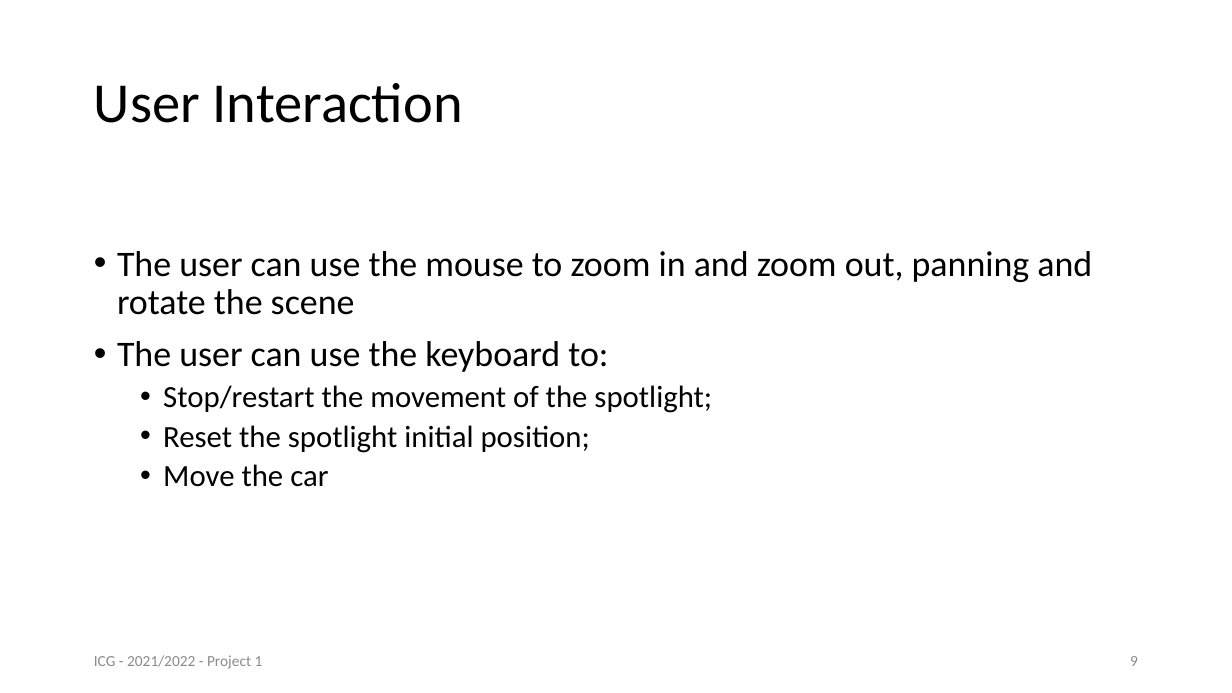
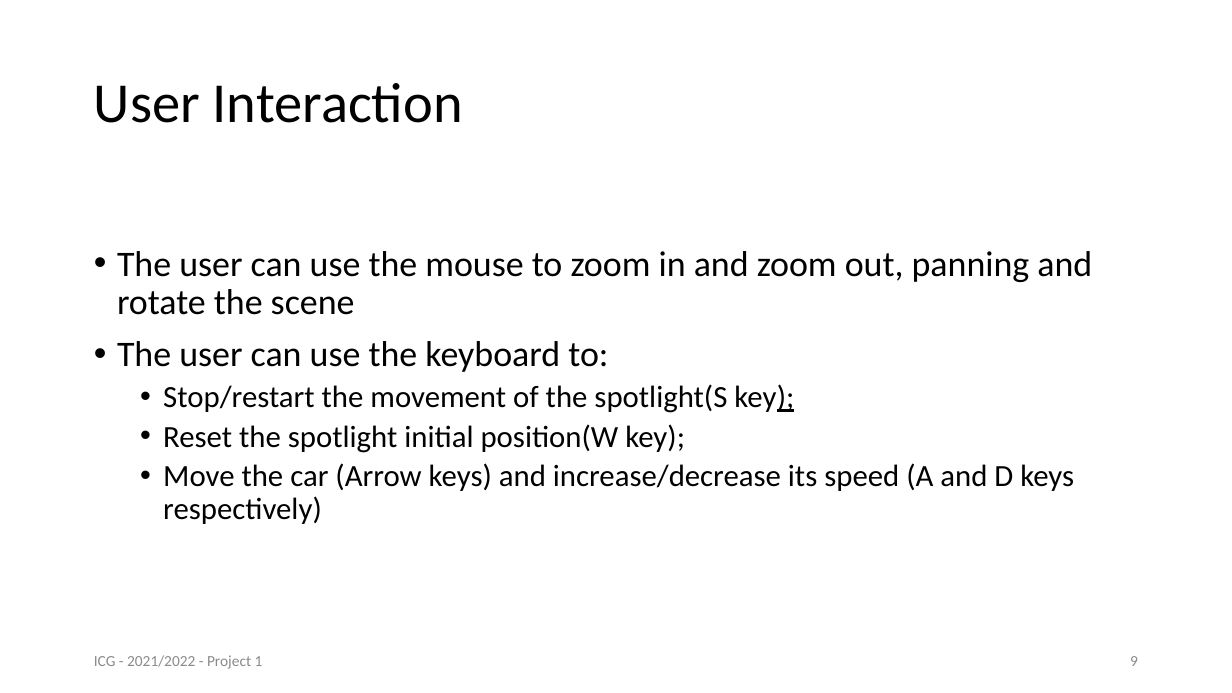
Before and after one commit to Olavo-Estima/ICG_Project1, a slide deck: slide 9 of Projeto2_93249.pptx. Drawn at 1232x693 pixels with LibreOffice and Linux fonts; fonts in the diff are those of the drawing. Boxes give left, top, right and bottom in pixels: in the first picture for what was removed or moved away, otherwise in the second. Text is boxed around its words. In the diff, an @@ line names an element or a change of style, - is before the commit and + after.

```diff
--- a/Projeto2_93249.pptx
+++ b/Projeto2_93249.pptx
@@ text at [163, 384, 1074, 524]: text changed @@
-  • Stop/restart the movement of the spotlight;
-  • Reset the spotlight initial position;
-  • Move the car
+  • Stop/restart the movement of the spotlight(S key);
+  • Reset the spotlight initial position(W key);
+  • Move the car (Arrow keys) and increase/decrease its speed (A and D keys respectively)
```
Also in this commit, not shown: 3 other files.
